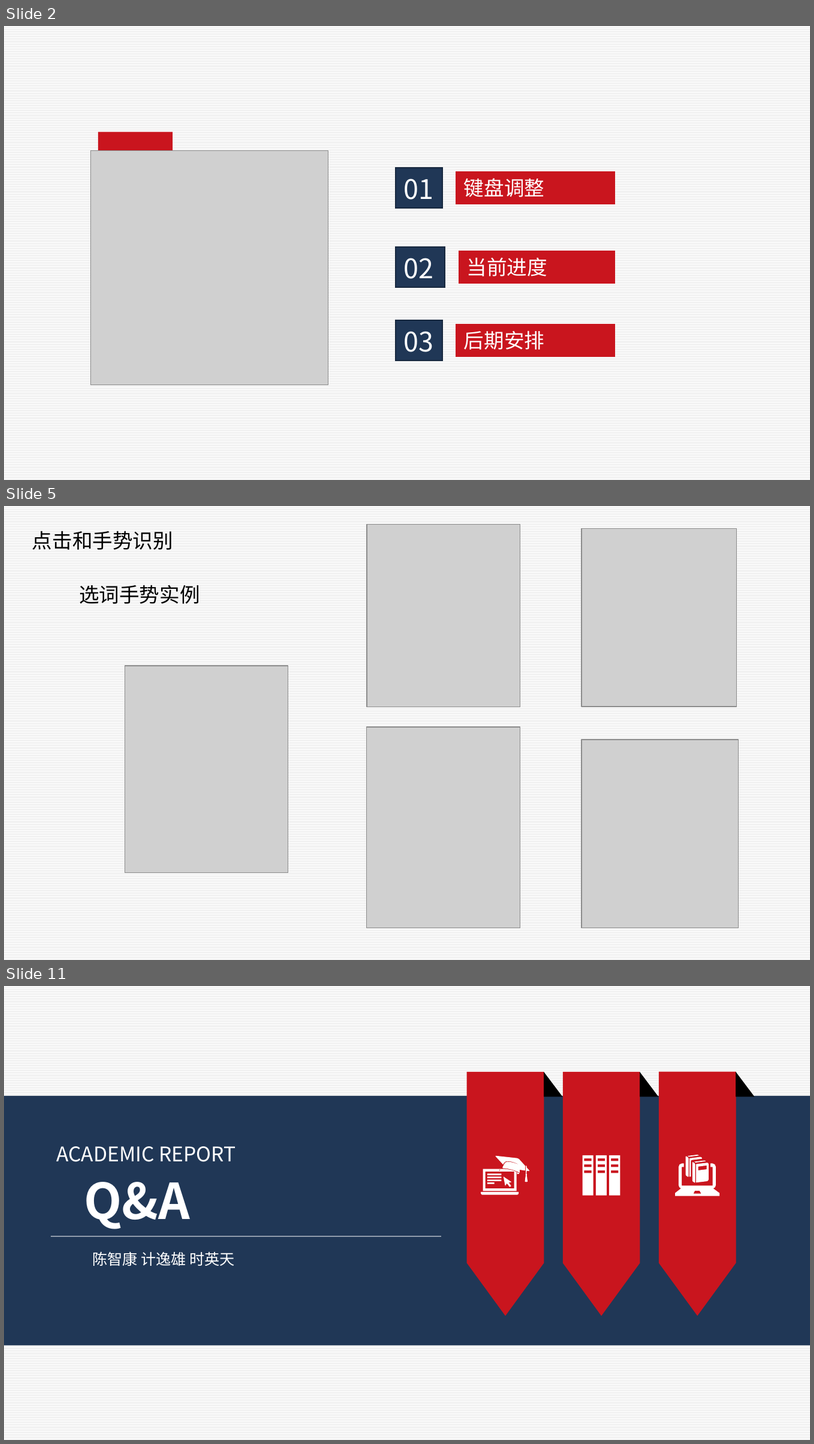
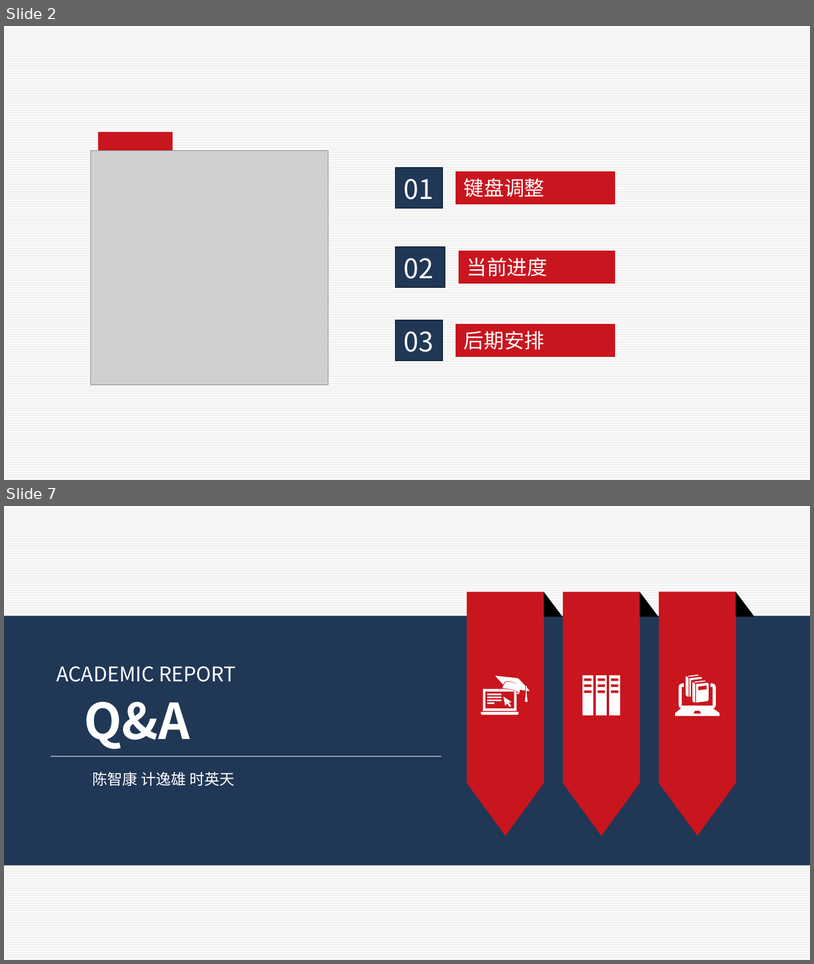
Before and after one commit to jiyixiong/keyboard, a slide deck: 人机交互.pptx. Shown one above the other, each under a label of ours: slides 2, 5 and 11 before the commit, slides 2 and 7 after it; the slides between them are not shown. The pictures are 814x1444 and 814x964 pixels, drawn with LibreOffice and Linux fonts; fonts in the diff are those of the drawing; grey boxes stand for pictures. Boxes give left, top, right and bottom in pixels: in the first picture for what was removed or moved away, otherwise in the second. Text is boxed around its words. In the diff, an @@ line names an element or a change of style, - is before the commit and + after.

```diff
--- a/人机交互.pptx
+++ b/人机交互.pptx
@@ slide 5 removed at [4,506,810,960], background pattern #F2F2F2 on #FFFFFF @@
@@ text removed at [32,531,173,550] @@
-点击和手势识别
@@ picture removed at [367,525,520,707] @@
@@ picture removed at [582,529,737,707] @@
@@ text removed at [79,585,200,604] @@
-选词手势实例
@@ picture removed at [125,666,288,872] @@
@@ picture removed at [367,727,520,928] @@
@@ picture removed at [582,740,740,928] @@
@@ what was slide 11 is now slide 7 @@
```
Also in this commit, not shown: 1 slide changed, 3 slides added, 6 other slides removed, 1 other file.
